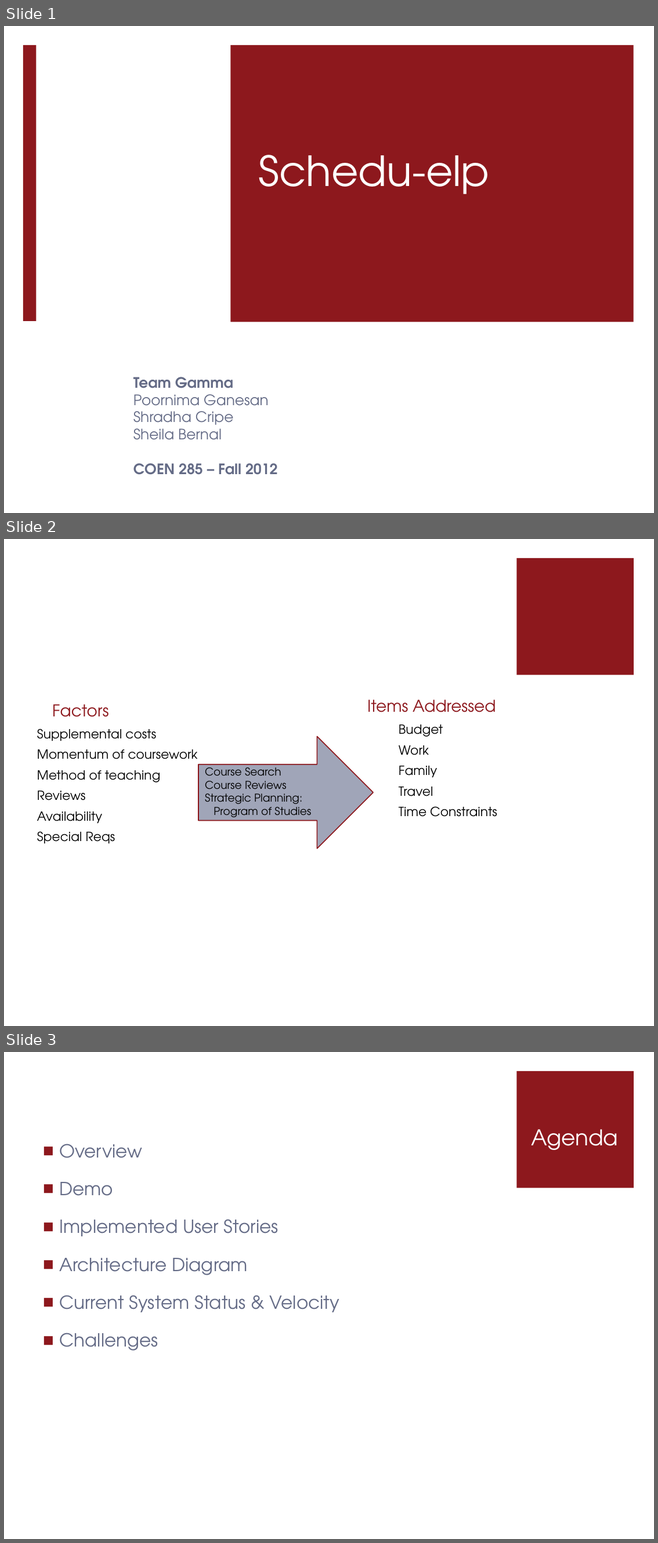
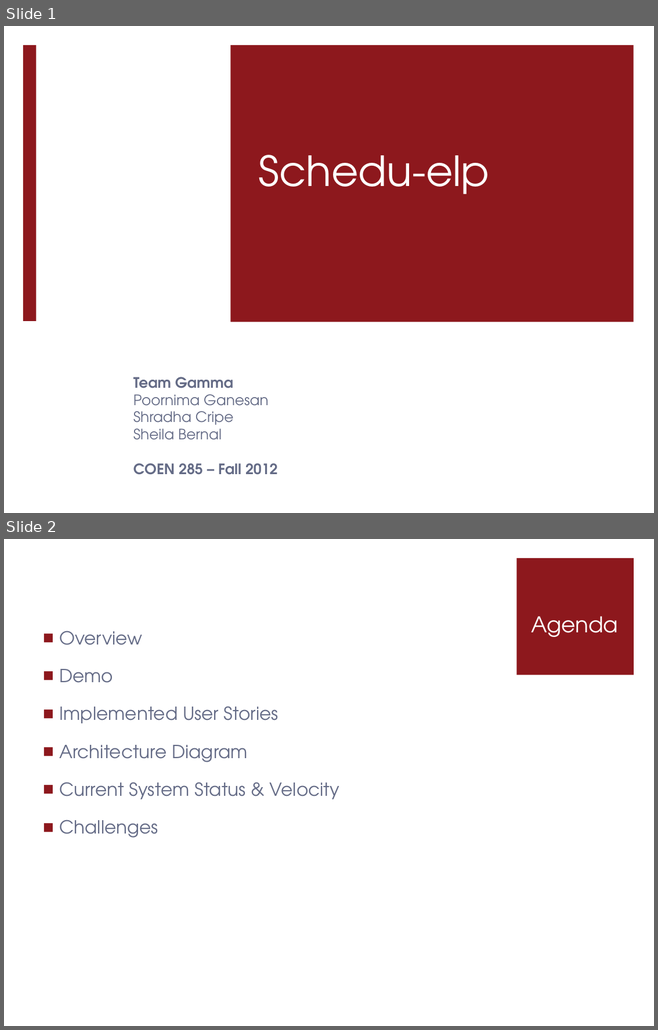
Before and after one commit to pganesan/schedu-elp, a slide deck: docs/Presentation_TeamGamma.pptx. Shown one above the other, each under a label of ours: slides 1, 2 and 3 before the commit, slides 1 and 2 after it. The pictures are 658x1543 and 658x1030 pixels, drawn with LibreOffice and Linux fonts; fonts in the diff are those of the drawing. Boxes give left, top, right and bottom in pixels: in the first picture for what was removed or moved away, otherwise in the second. Text is boxed around its words. In the diff, an @@ line names an element or a change of style, - is before the commit and + after.

```diff
--- a/docs/Presentation_TeamGamma.pptx
+++ b/docs/Presentation_TeamGamma.pptx
@@ slide 2 removed at [4, 539, 654, 1026], background #FFFFFF; not listed: 1 template element that a slide beside it also shows @@
@@ text removed at [52, 704, 108, 717] @@
-Factors
@@ text removed at [367, 700, 495, 712] @@
-Items Addressed
@@ text removed at [37, 729, 198, 844] @@
-  Supplemental costs
-  Momentum of coursework
-  Method of teaching
-  Reviews
-  Availability
-  Special Reqs
@@ text removed at [398, 725, 497, 817] @@
-  Budget
-  Work
-  Family
-  Travel
-  Time Constraints
@@ right arrow removed at [198, 736, 373, 849] @@
@@ text removed at [205, 765, 311, 820] @@
-Course Search
-Course Reviews
-Strategic Planning:
-Program of Studies
@@ what was slide 3 is now slide 2 @@
```
Also in this commit, not shown: 6 slides changed, 2 other files.
